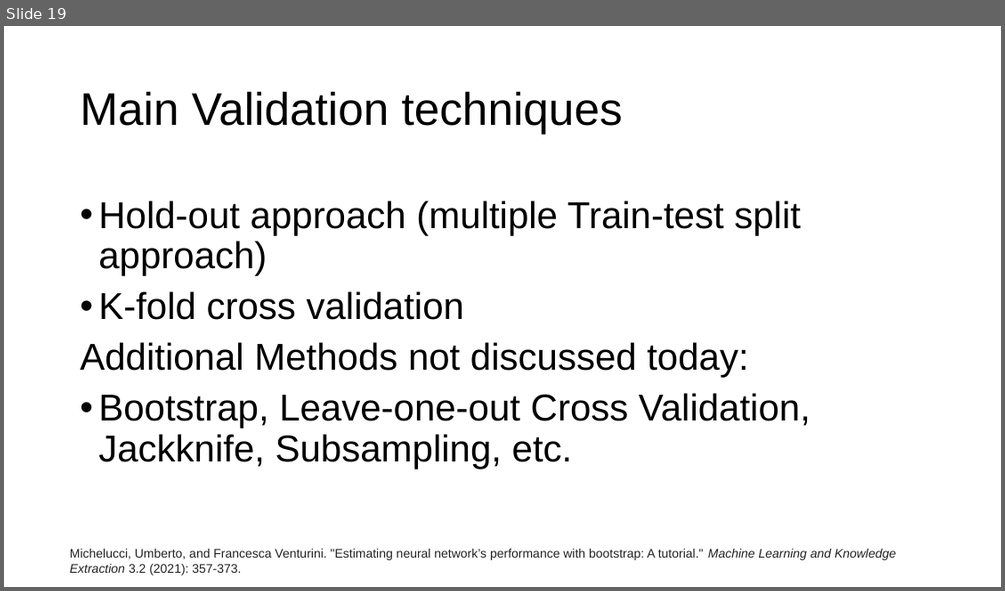
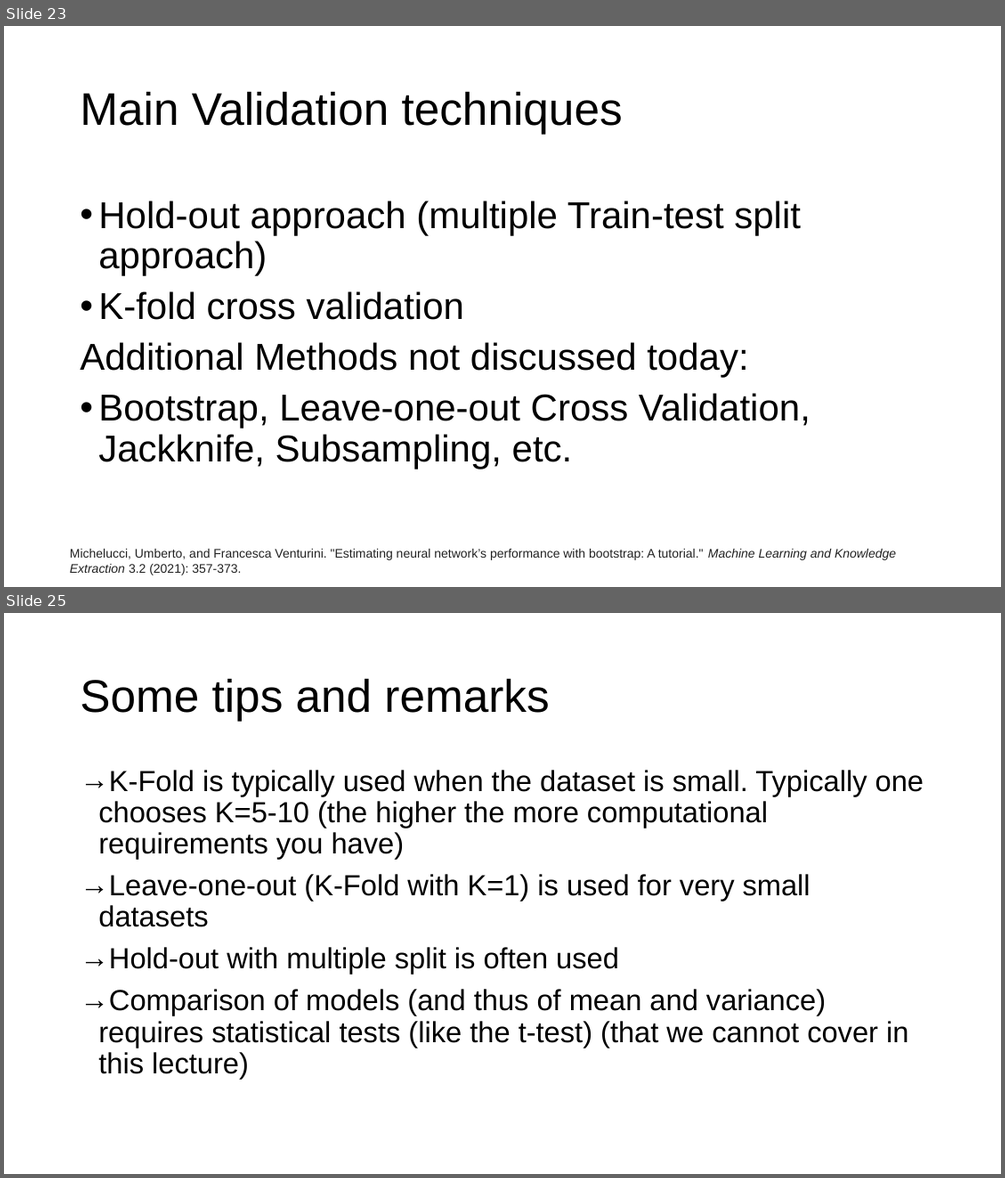
Before and after one commit to toelt-llc/MSCA-ITN-PARENT, a slide deck: DETERMINED2022/Introduction to model validation and unbalanced datasets/DETERMINED2022-toelt-Model_Validation_lecture_michelucci.pptx. Shown one above the other, each under a label of ours: slide 19 before the commit, slides 23 and 25 after it; the slides between them are not shown. The pictures are 1005x591 and 1005x1178 pixels, drawn with LibreOffice and Linux fonts; fonts in the diff are those of the drawing; background and template pictures are left out. Boxes give left, top, right and bottom in pixels: in the first picture for what was removed or moved away, otherwise in the second. Text is boxed around its words. In the diff, an @@ line names an element or a change of style, - is before the commit and + after.

```diff
--- a/DETERMINED2022/Introduction to model validation and unbalanced datasets/DETERMINED2022-toelt-Model_Validation_lecture_michelucci.pptx
+++ b/DETERMINED2022/Introduction to model validation and unbalanced datasets/DETERMINED2022-toelt-Model_Validation_lecture_michelucci.pptx
@@ slide 25 added at (4, 613, 1001, 1174), background #FFFFFF @@
@@ title added at (80, 678, 549, 721), 44 pt, text #000000 @@
+Some tips and remarks
@@ text added at (80, 770, 923, 1078), 28 pt, text #000000 @@
+→ K-Fold is typically used when the dataset is small. Typically one chooses K=5-10 (the higher the more computational requirements you have)
+→ Leave-one-out (K-Fold with K=1) is used for very small datasets
+→ Hold-out with multiple split is often used
+→ Comparison of models (and thus of mean and variance) requires statistical tests (like the t-test) (that we cannot cover in this lecture)
@@ what was slide 19 is now slide 23 @@
```
Also in this commit, not shown: 7 slides changed, 6 other slides added, 1 slide removed, 3 other files.
